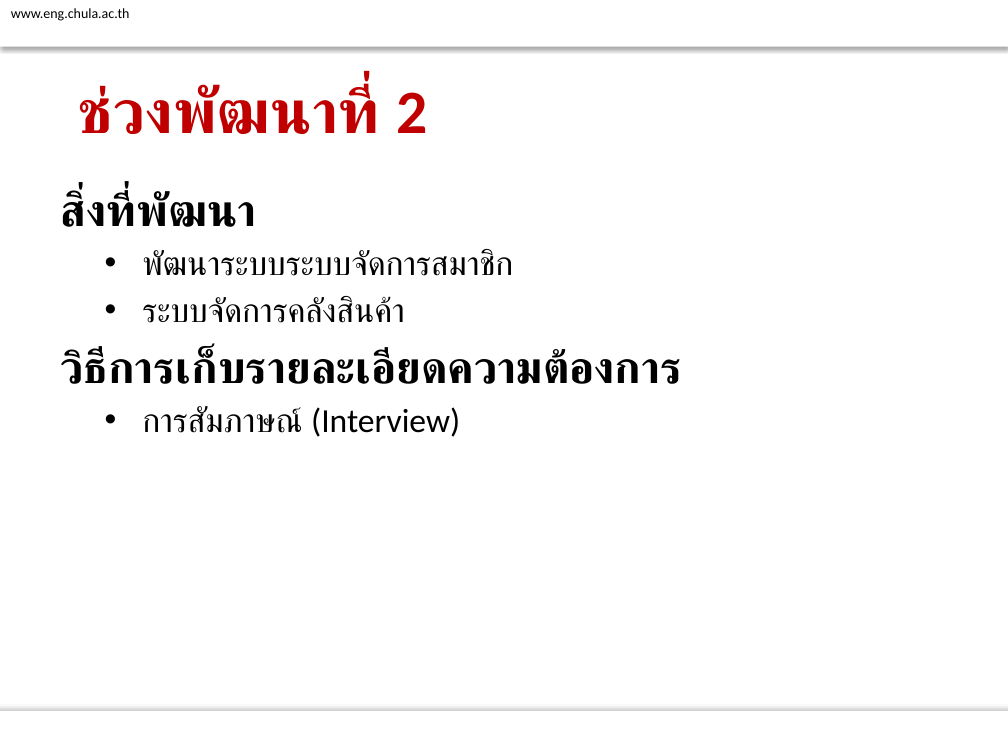
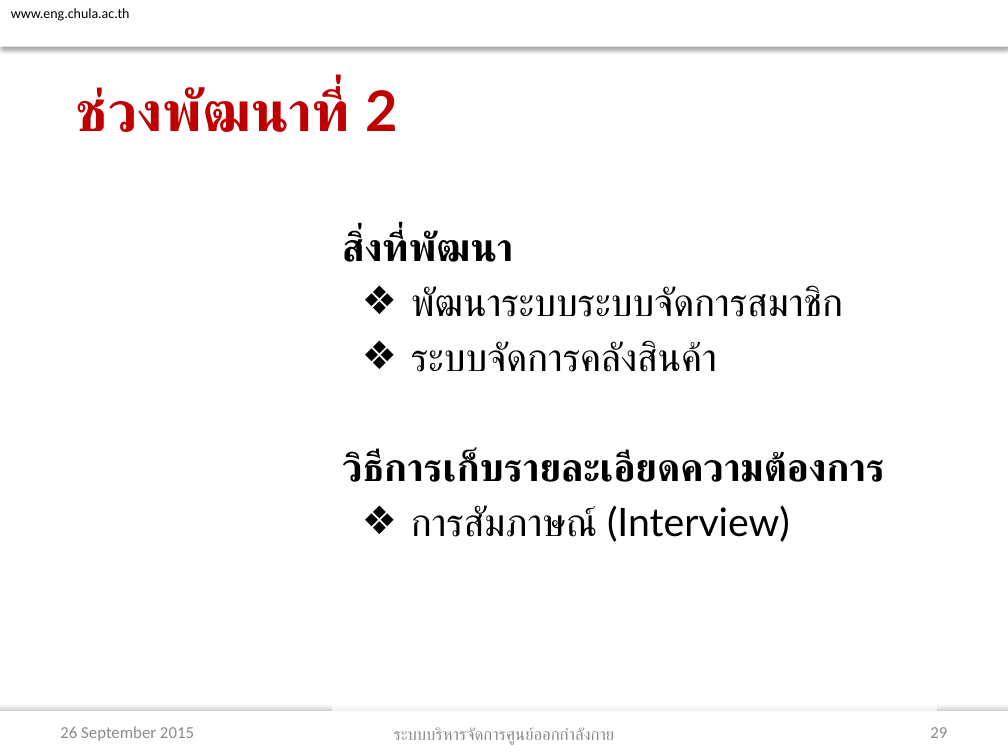
Before and after one commit to atadeesom/BubbleBeeDoc, a slide deck: slide 29 of Proposal/Final/Presentation R1.pptx (slide 28 before the commit). Drawn at 1008x756 pixels with LibreOffice and Linux fonts; fonts in the diff are those of the drawing; background and template pictures are left out. Boxes give left, top, right and bottom in pixels: in the first picture for what was removed or moved away, otherwise in the second. Text is boxed around its words. In the diff, an @@ line names an element or a change of style, - is before the commit and + after.

```diff
--- a/Proposal/Final/Presentation R1.pptx
+++ b/Proposal/Final/Presentation R1.pptx
@@ title "ช่วงพัฒนาที่ 2" at [76, 87, 398, 132]: size 44 to 40 pt, font Calibri to Lato @@
@@ text "สิ่งที่พัฒนา": place and size @@
-text "สิ่งที่พัฒนา" at [60, 191, 682, 437]
+text "สิ่งที่พัฒนา" at [342, 230, 885, 542]
@@ text "สิ่งที่พัฒนา" at [342, 230, 885, 542]: size 32 to 28 pt in "สิ่งที่พัฒนา", "วิธีการเก็บรายละเอียดความต้องการ"; font Calibri to Lato; size 24 to 28 pt in "พัฒนาระบบระบบจัดการสมาชิก", "ระบบจัดการคลังสินค้า", "การสัมภาษณ์ (Interview)"; indent changed; bullet • to ❖ @@
@@ text added at [60, 726, 194, 741], 12 pt, text #8C8C8C @@
+26 September 2015
@@ text added at [394, 727, 615, 745], 12 pt, text #8C8C8C @@
+ระบบบริหารจัดการศูนย์ออกกำลังกาย
@@ page number added at [930, 727, 947, 738], 12 pt, text #8C8C8C @@
+29
```
Also in this commit, not shown: 29 other slides changed, 6 slides added, 6 slides removed.
